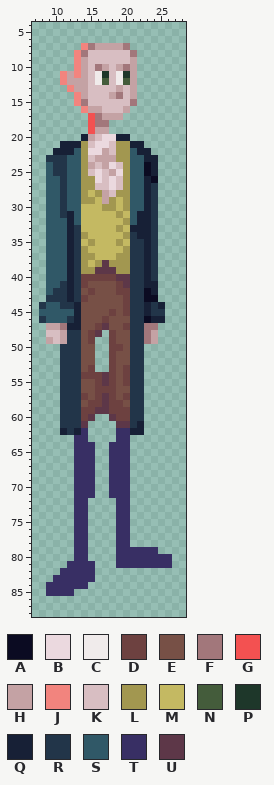
Two states of a pixel-art file, Sprites/personagens/fase 3/kornmann.aseprite. This is how it looked before the edit.
36x90 pixels, 1 frame. Shown: x 7..28, y 4..88.
Palette (. is transparent): A #0b0b22  B #ebd9df  C #f0ebeb  D #6d4140  E #775046  F #a2777b  G #f35151  H #c4a2a4  J #f2847e  K #d8bec2  L #a29750  M #c4b962  N #445c3b  P #1e372a  Q #172036  R #223549  S #305867  T #382f64  U #5d3748
And afterwards:
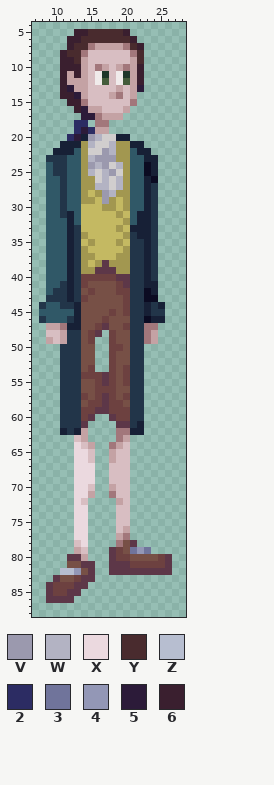
Colours new in this view: V #9b99ae  W #b3b3c3  X #ebd9df  Y #492b2e  Z #b7bed0  2 #2c2c63  3 #70749b  4 #9397b6  5 #2c1b39  6 #3a1f2f
From the commit log: kornmann pronto design pronto, mas sem animação
Changes in this commit:
layer "base" now hidden
colour B: #ebd9df -> #d1cece
Changed rows in their new state; - is a pixel that keeps its letter.
first column x 11:
 5 --66YYYYY6--
 6 -66YYYYYYY6-
 7 -6YY------Y6
 8 6YY--------Y
 9 66Y--------Y
10 666--------6
11 6-6--------6
12 6----------6
13 65---------5
14 665---------
15 -66---------
16 --65--------
17 ---55-------
18 --22.-------
19 --252-------
20 -25-VW------
21 ----W--W----
22 ------VW----
23 ----WVVV----
24 ----VWV-W---
25 ----W-WV----
26 ------W-W---
27 -----WW-W---
28 ------VW----
29 ------V-----
first column x 9:
62 -----H----FF------
63 ----KH----FH------
64 ----XKH--FHK------
65 ----XXK--HKK------
66 ----XXK--HKK------
67 ----XXX--KKK------
68 ----XXX--KKK------
69 ----XXX--KKK------
70 ----XXK--HKK------
71 ----XXH--FKK------
72 ----XK----HK------
73 ----XX----KK------
74 ----XX----KK------
75 ----XX----KK------
76 ----XX----KH------
77 ----XX----HF------
78 ----KX----FEU-----
79 ----HK---UDE343.--
80 ---UUH---UDDEEEEDU
81 ---EEUU--UUUDDDDDU
82 --ZZ4EU--UUUUUUUUU
83 -UEEDUU-----------
84 UDDDUU------------
85 UDDUU-------------
86 UUUU--------------
